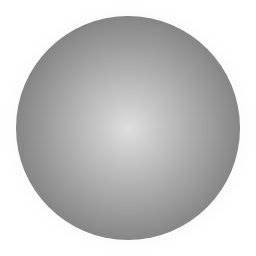
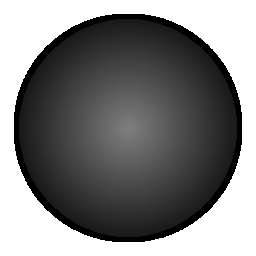
Two versions of the same layered image (256 × 256). Layer-by-layer changes:
added layer "outline" above "sheen" over [left=13, top=13, right=244, bottom=244]
"sheen": opacity 100% → 56% over [left=13, top=13, right=244, bottom=244]
masked "body" over [left=13, top=13, right=244, bottom=244]
